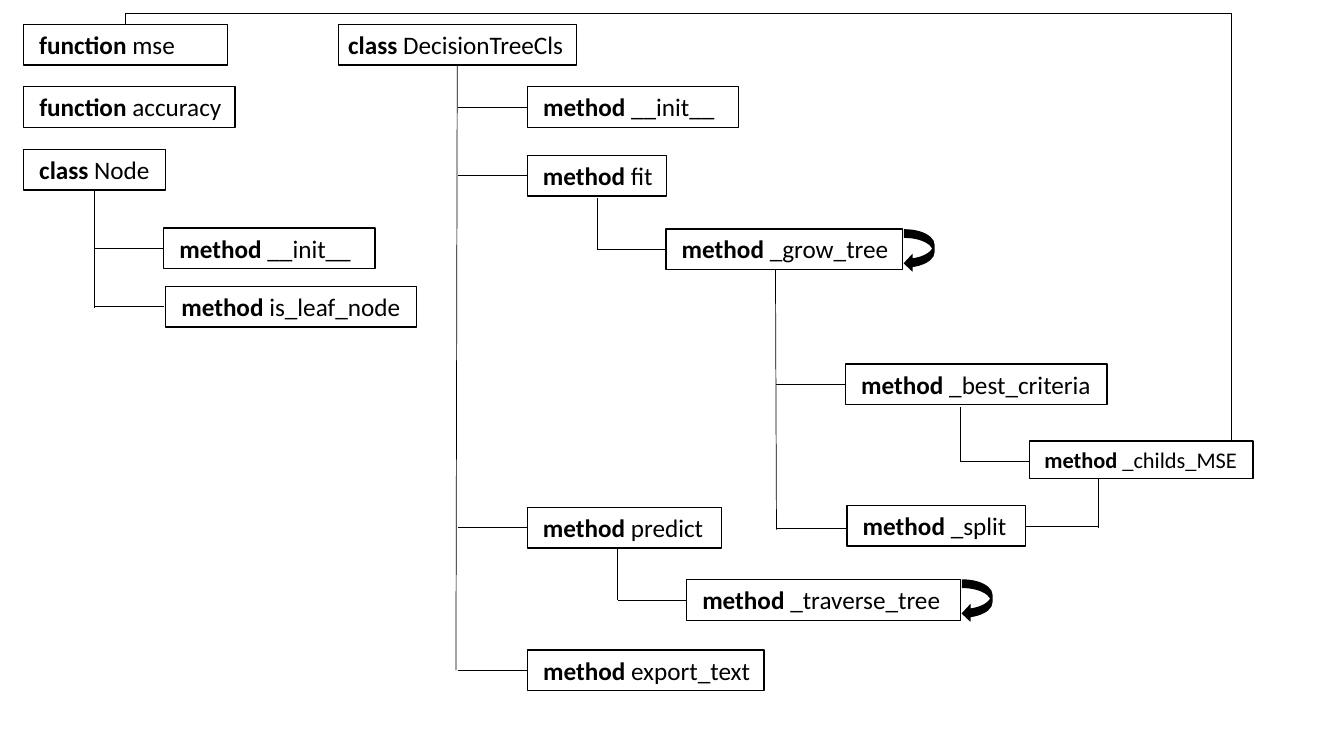
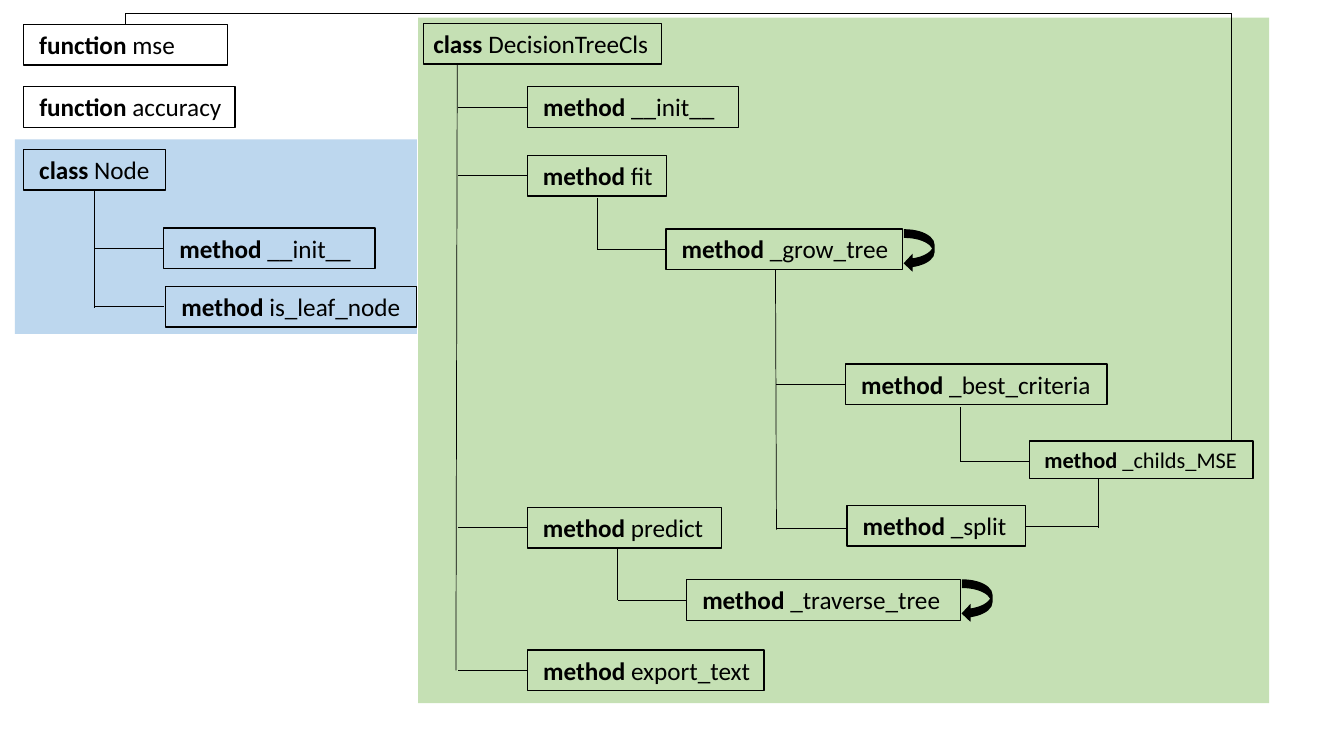
Before and after one commit to GregSikoraPhD/ML_from_scratch, a slide deck: slide 1 of decision_tree_regressor/code_architecture_diagram.pptx. Drawn at 1344x756 pixels with LibreOffice and Linux fonts; fonts in the diff are those of the drawing. Boxes give left, top, right and bottom in pixels: in the first picture for what was removed or moved away, otherwise in the second. Text is boxed around its words. In the diff, an @@ line names an element or a change of style, - is before the commit and + after.

```diff
--- a/decision_tree_regressor/code_architecture_diagram.pptx
+++ b/decision_tree_regressor/code_architecture_diagram.pptx
@@ rectangle added at (418,17,1269,703), fill #C5E0B4 @@
@@ rectangle "class DecisionTreeCls": place and size @@
-rectangle "class DecisionTreeCls" at (339,24,577,65)
+rectangle "class DecisionTreeCls" at (423,23,661,64)
@@ rectangle added at (15,139,417,334), fill #BDD7EE @@
```
Also in this commit, not shown: 11 other files.
